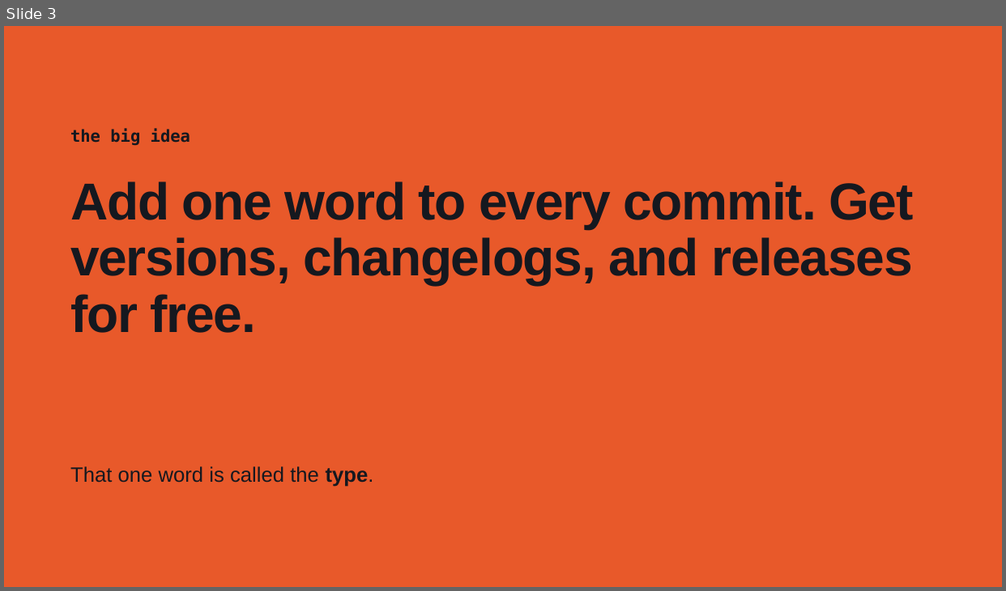
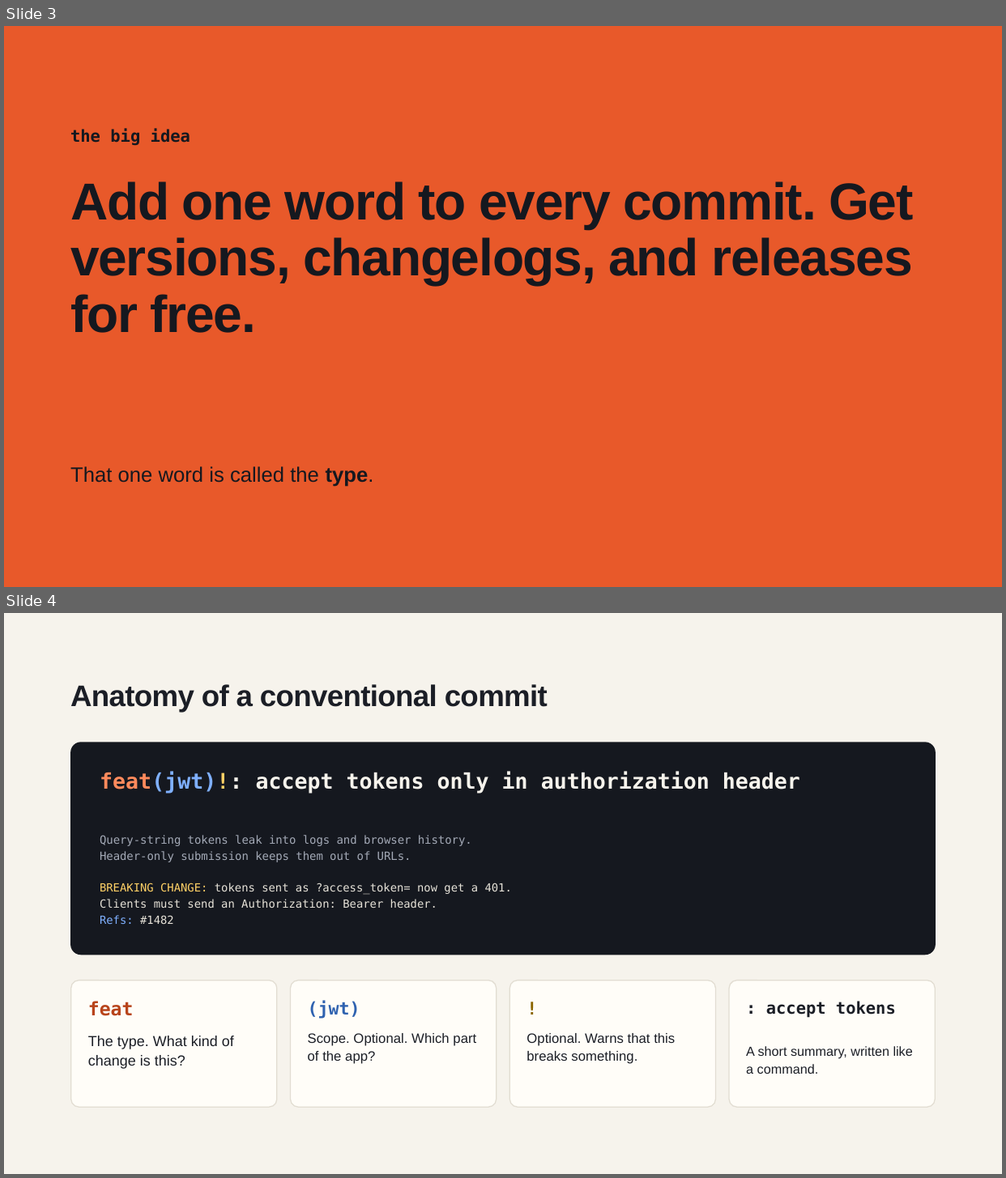
Before and after one commit to ekbrothers/github-msteams-notification-ru-workflow, a slide deck: docs/Conventional_Commits_and_Release_Please.pptx. Shown one above the other, each under a label of ours: slide 3 before the commit, slides 3 and 4 after it. The pictures are 1006x591 and 1006x1178 pixels, drawn with LibreOffice and Linux fonts; fonts in the diff are those of the drawing. Boxes give left, top, right and bottom in pixels: in the first picture for what was removed or moved away, otherwise in the second. Text is boxed around its words. In the diff, an @@ line names an element or a change of style, - is before the commit and + after.

```diff
--- a/docs/Conventional_Commits_and_Release_Please.pptx
+++ b/docs/Conventional_Commits_and_Release_Please.pptx
@@ slide 4 added at bbox=[4, 613, 1002, 1174], background #F6F3EC @@
@@ title added at bbox=[70, 684, 548, 712], 28.6 pt, text #1B1E26, bold @@
+Anatomy of a conventional commit
@@ rounded rectangle added at bbox=[70, 742, 936, 955], fill #15181F @@
@@ text added at bbox=[100, 771, 800, 793], 20.8 pt, text #F6F3EC, bold @@
+feat(jwt)!: accept tokens only in authorization header
@@ text added at bbox=[100, 835, 472, 862], 10.8 pt, text #A3A9B6 @@
+Query-string tokens leak into logs and browser history.
+Header-only submission keeps them out of URLs.
@@ text added at bbox=[100, 883, 512, 924], 10.8 pt, text #E6E2D8 @@
+BREAKING CHANGE: tokens sent as ?access_token= now get a 401.
+Clients must send an Authorization: Bearer header.
+Refs: #1482
@@ rounded rectangle added at bbox=[71, 981, 277, 1107], fill #FFFDF8, outline #E2DDD2 1 pt @@
@@ text added at bbox=[88, 1001, 134, 1016], 18 pt, text #B8441B, bold @@
+feat
@@ rounded rectangle added at bbox=[291, 981, 496, 1107], fill #FFFDF8, outline #E2DDD2 1 pt @@
@@ text added at bbox=[308, 1000, 360, 1019], 16.8 pt, text #2F62B0, bold @@
+(jwt)
@@ rounded rectangle added at bbox=[510, 981, 716, 1107], fill #FFFDF8, outline #E2DDD2 1 pt @@
@@ text added at bbox=[527, 998, 704, 1024], 16.8 pt, text #8A6400, bold @@
+!
@@ rounded rectangle added at bbox=[730, 981, 936, 1107], fill #FFFDF8, outline #E2DDD2 1 pt @@
@@ text added at bbox=[766, 1001, 896, 1018], 15.9 pt, text #1B1E26, bold @@
+: accept tokens
@@ text added at bbox=[88, 1036, 234, 1069], 14 pt, text #1B1E26 @@
+The type. What kind of change is this?
@@ text added at bbox=[308, 1033, 476, 1064], 13 pt, text #1B1E26 @@
+Scope. Optional. Which part of the app?
@@ text added at bbox=[526, 1033, 675, 1064], 13 pt, text #1B1E26 @@
+Optional. Warns that this breaks something.
@@ text added at bbox=[746, 1046, 913, 1074], 12.6 pt, text #1B1E26 @@
+A short summary, written like a command.
```
Also in this commit, not shown: 4 other slides added, 1 slide removed.
